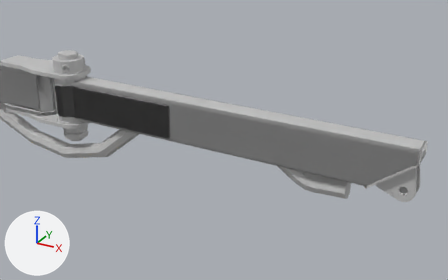
Two versions of the FBX model models/aardwolf_all_part_Mobile Articulated Jib Crane-Two Arm@p1_-87_0_0@p2_2612_0_2405.fbx, one commit apart.
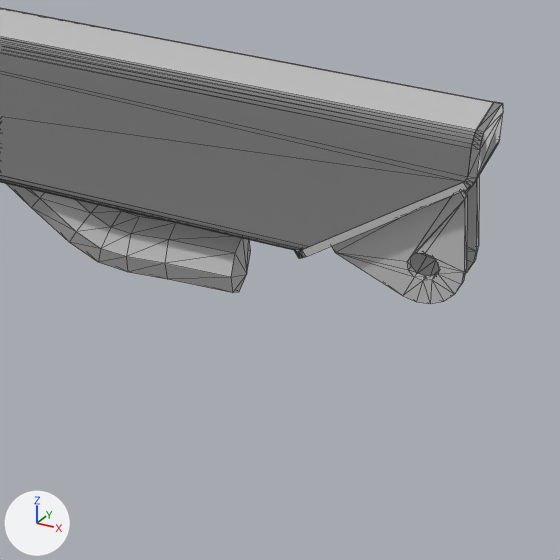
Old and new are each drawn from a 50 mm lens placed at (2.874, -1.399, 3.123), pointed at (2.18, -0.136, 2.491) and again close up on the part from 61% to 99% of the width and 39% to 100% of the height. Arrows for +X, +Y and +Z are at lower left; the lights stay in place. The first two pictures are the older version. The close-ups show mesh edges as thin lines. Where no turn or scale is listed for an object, it has been applied to the vertices.

Script lines for the objects in view, before the commit:
```python
me_mesh_001 = bpy.data.meshes.new('Mesh.001')
me_mesh_001.from_pydata(...)  # 320 vertices, 628 faces; spans x -0.25..2.38, y -0.02..0.19, z 0.3..2.52
me_mesh_001.materials.append(mat_material__14)  # light grey #c0c0c0
me_mesh_006 = bpy.data.meshes.new('Mesh.006')
me_mesh_006.from_pydata(...)  # 44 vertices, 88 faces; spans x -0.0503..0.0505, y 0.0..0.008, z -0.0496..0.0494
me_mesh_006.materials.append(mat_material__14)  # light grey #c0c0c0
me_mesh_008 = bpy.data.meshes.new('Mesh.008')
me_mesh_008.from_pydata(...)  # 141 vertices, 144 faces; spans x -0.524..0.524, y -0.038..0.038, z -0.125..0.0
me_mesh_008.materials.append(mat_material__14)  # light grey #c0c0c0
ob_aardwolf_all_part_obj118 = bpy.data.objects.new('aardwolf_all_part_obj118', me_mesh_001)
ob_aardwolf_all_part_obj118.location = (0.0875, 0.0, 0.302)
ob_object015_001 = bpy.data.objects.new('Object015.001', me_mesh_006)
ob_object015_001.location = (2.5924, 0.015, 2.4243)
ob_object016 = bpy.data.objects.new('Object016', me_mesh_008)
ob_object016.location = (2.1143, 0.0, 2.5225)
# also in view: 'Object015' at (2.592, -0.019, 2.424); 'Object015.002' at (2.581, 0.0, 2.458)
```
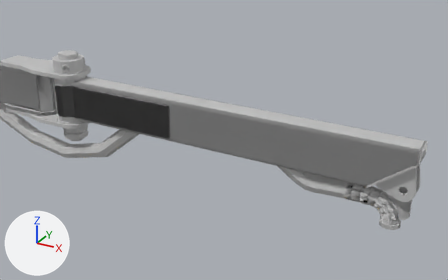
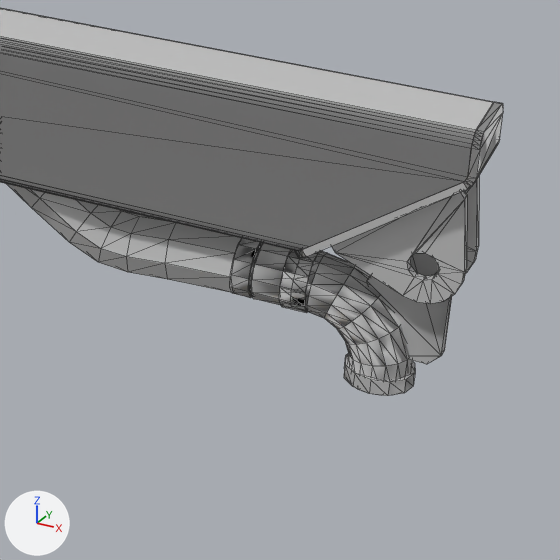
Where the change shows, as pixel boxes (x1, y1, x2, y2) in the close-ups (560 x 560 px):
'Object079', added: after (230, 238, 452, 396)

What changed in the scene script:
```text
Add mat_empty_material_001:
    mat_empty_material_001 = principled_material('Empty material.001')
    mat_empty_material_001.base_color = (0.5, 0.5, 0.5)  # grey #bcbcbc
    mat_empty_material_001.roughness = 0.0
Add mat_empty_material:
    mat_empty_material = principled_material('Empty material')
    mat_empty_material.base_color = (0.5, 0.5, 0.5)  # grey #bcbcbc
    mat_empty_material.roughness = 0.0
Add me_mesh_022:
    me_mesh_022.from_pydata(...)  # 244 vertices, 446 faces; spans x -0.081..0.081, y -0.027..0.027, z -0.133..0.0
    # faces by material slot: [432, 14]
    me_mesh_022.materials.append(mat_empty_material)  # grey #bcbcbc
    me_mesh_022.materials.append(mat_empty_material_001)  # grey #bcbcbc
Add ob_object079:
    ob_object079 = bpy.data.objects.new('Object079', me_mesh_022)
    ob_object079.location = (2.5506, 0.0, 2.4211)
```
